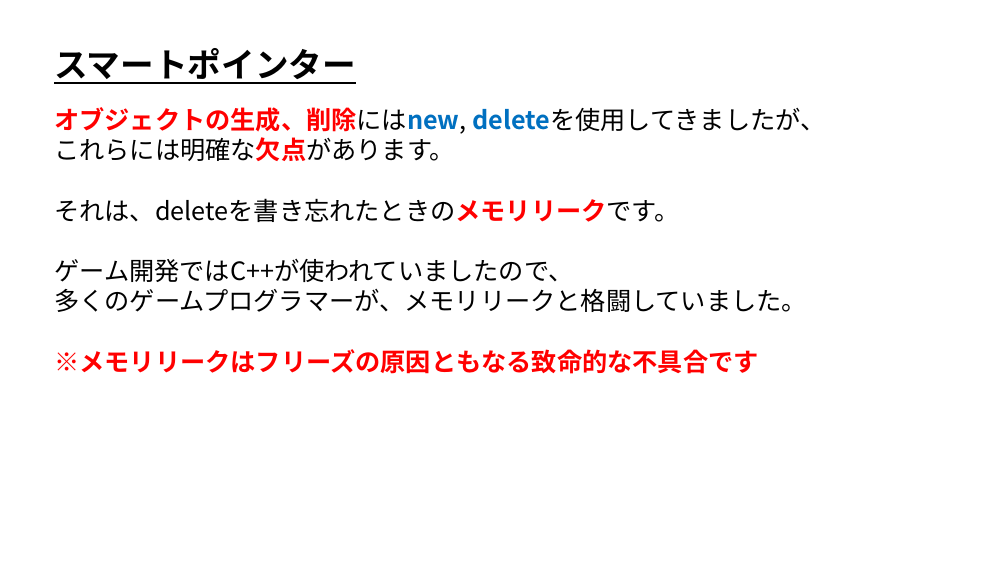
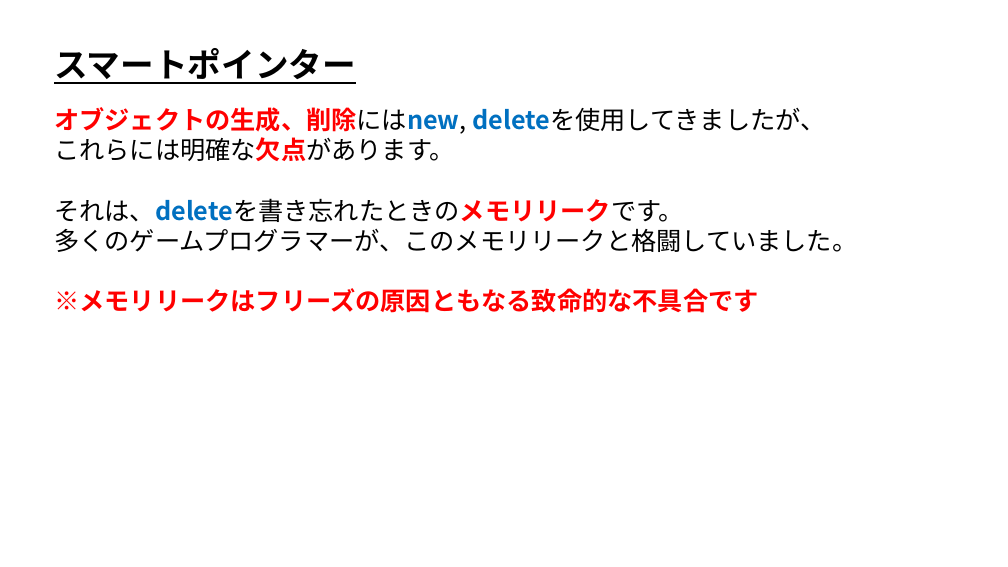
Before and after one commit to ArakiYusuke-Ohara/Textbook, a slide deck: slide 1 of ゲーム科1年/01_後期/プログラミングⅢ/23_スマートポインタ.pptx. Drawn at 1008x567 pixels with LibreOffice and Linux fonts; fonts in the diff are those of the drawing. Boxes give left, top, right and bottom in pixels: in the first picture for what was removed or moved away, otherwise in the second. Text is boxed around its words. In the diff, an @@ line names an element or a change of style, - is before the commit and + after.

```diff
--- a/ゲーム科1年/01_後期/プログラミングⅢ/23_スマートポインタ.pptx
+++ b/ゲーム科1年/01_後期/プログラミングⅢ/23_スマートポインタ.pptx
@@ text at (x1=54, y1=198, x2=684, y2=222): text colour #000000 to #0070C0, bold on in "それは、deleteを書き忘れたときのメモリリークです。" @@
@@ text at (x1=54, y1=229, x2=857, y2=252): text changed @@
-ゲーム開発ではC++が使われていましたので、
-多くのゲームプログラマーが、メモリリークと格闘していました。
+多くのゲームプログラマーが、このメモリリークと格闘していました。
```
Also in this commit, not shown: 4 other slides changed.
